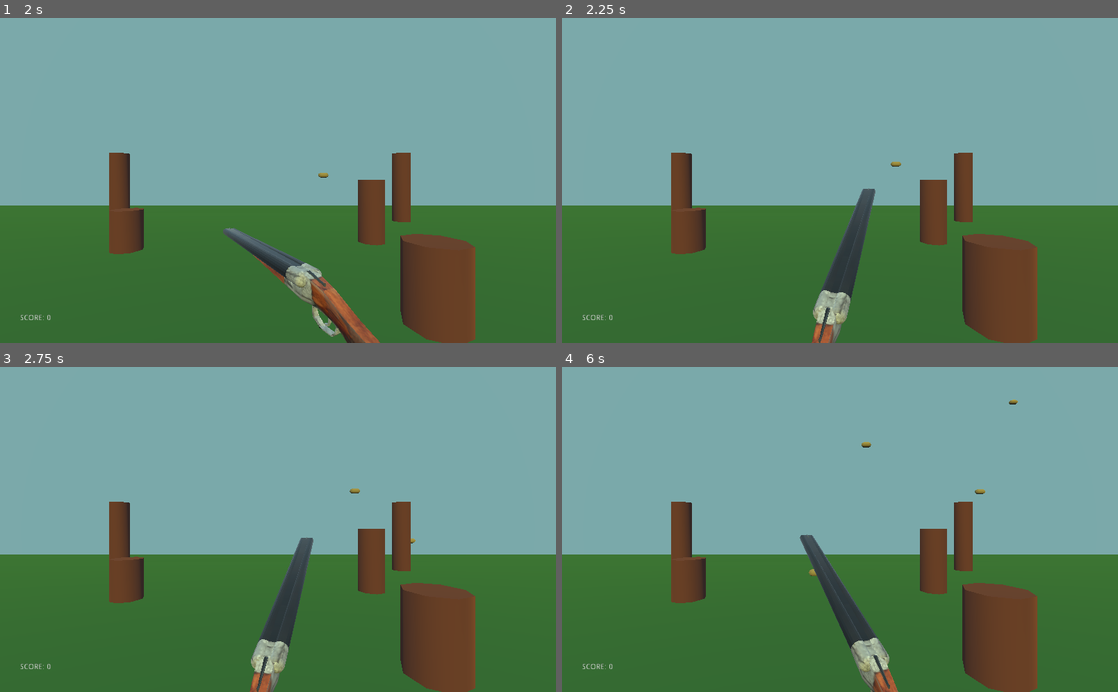
Above: before the commit, frames 1-4 (two rows, left to right).
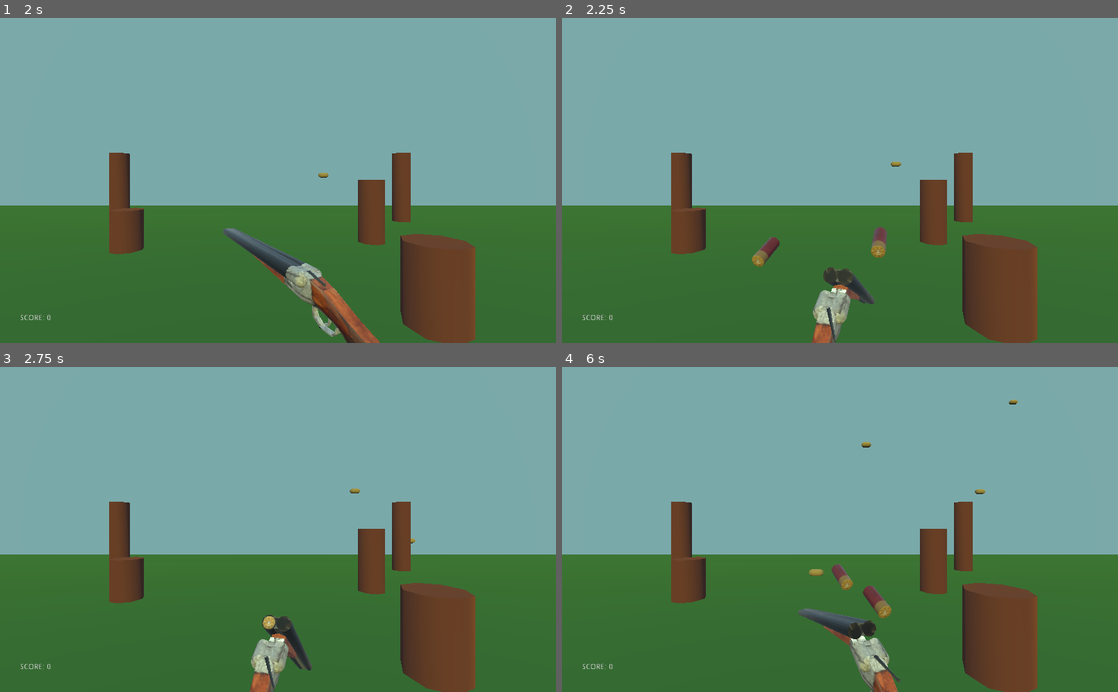
Above: after the commit, the same moments.

Repository: zMenta/CapsuleHunt3D
Game: Godot game, scene res://Main/Main.tscn
Same seed, same stepped clock (60 frames per second), same inputs: the game is played once before the commit and once after it.
Inputs (mouse positions are in pixels of both pictures, inside the frame that each line leads up to):
- Up to frame 1 (2 s): tap Enter at 0.5 s; move the mouse to (400, 164) at 0.52 s; press the mouse at (400, 164) at 0.53 s; tap Space at 1.25 s; move the mouse to (166, 196) at 1.27 s; release the mouse at (166, 196) at 1.28 s; click (166, 196) at 1.35 s
- Up to frame 2 (2.25 s): tap Enter at 2 s; move the mouse to (895, 109) at 2.02 s; press the mouse at (895, 109) at 2.03 s
- Up to frame 3 (2.75 s): no input
- Up to frame 4 (6 s): move the mouse to (812, 594) at 2.77 s; release the mouse at (812, 594) at 2.78 s; click (812, 594) at 2.85 s; move the mouse to (1006, 578) at 3.52 s; press the mouse at (1006, 578) at 3.53 s; tap R (reload) at 4.15 s; move the mouse to (673, 480) at 4.27 s; release the mouse at (673, 480) at 4.28 s; click (673, 480) at 4.35 s; move the mouse to (867, 529) at 5.02 s; press the mouse at (867, 529) at 5.03 s; move the mouse to (756, 448) at 5.77 s; release the mouse at (756, 448) at 5.78 s; click (756, 448) at 5.85 s

Frame 1 is identical in both runs. In frame 2, 1.9% of the frame differs, in the area x 34-59%, y 52-100%; in frame 3, 1.5%; in frame 4, 2.1%, in the area x 42-61%, y 51-100%.

Commit message:
Basic Ammo

Diff:
--- a/DuckHunt3D/Player/DoubleBarrelShotgun.tscn
+++ b/DuckHunt3D/Player/DoubleBarrelShotgun.tscn
@@ -191,3 +191,5 @@
 
 [node name="ShellParticles" parent="." index="7" instance=ExtResource( 5 )]
 transform = Transform( 1, 0, 0, 0, 1, 0, 0, -1.94289e-16, 1, -0.0112, 0.0309441, -4.82365e-10 )
+
+[connection signal="animation_finished" from="AnimationPlayer" to="." method="_on_AnimationPlayer_animation_finished"]
--- a/DuckHunt3D/Player/Gun.gd
+++ b/DuckHunt3D/Player/Gun.gd
@@ -2,14 +2,22 @@
 
 onready var ray := $RayCast
 
+var ammo = 2
+var busy = false
+
 
 func _input(event: InputEvent) -> void:
 	if event.is_action_pressed("fire"):
-		fire()
+		if ammo > 0:
+			print("fired")
+			fire()
+			ammo -= 1
+		else:
+			reload()
+
 
 	if event.is_action_pressed("reload"):
-		$AnimationPlayer.play("Reload")
-
+		reload()
 
 func fire() -> void:
 	var collider : Object = ray.get_collider()
@@ -22,3 +30,11 @@
 
 func eject_shells() -> void:
 	$ShellParticles.emitting = true
+
+func reload() -> void:
+	$AnimationPlayer.play("Reload")
+	ammo = 2
+	busy = true
+
+func _on_AnimationPlayer_animation_finished(anim_name: String) -> void:
+	busy = false
